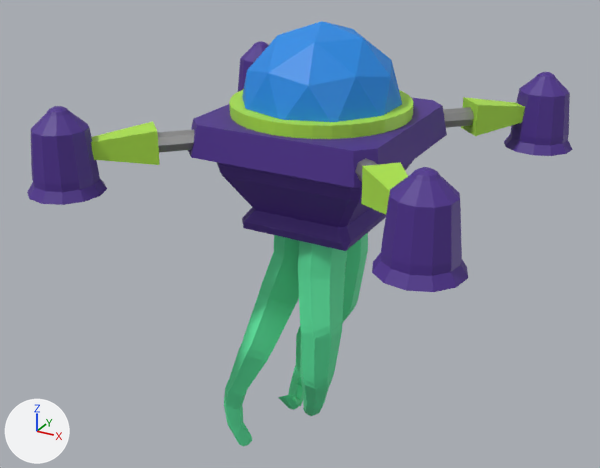
What one commit did to the OBJ model BLAZARK/Resource Files/OBJFiles/Universe-19/EnemyShips/Morph/Boss/jellyfishBoss_22.obj.
Before and after are seen from a camera (50 mm lens) standing at (12.8, -24.8, 23.4) and looking at (-0.7, -0.2, 11.0). Every picture has the same lights, and +X, +Y and +Z are marked at lower left. Where no turn or scale is listed for an object, it has been applied to the vertices.

Names of what the first picture shows: 'B_Arm_1_Cube.002', 'B_Arm_2_Cube.010', 'B_Arm_4_Cube.012', 'Base_Cube.001', 'Cylinder', 'Cylinder.001_Cylinder.012', 'Cylinder.002_Cylinder.001', 'Cylinder.003_Cylinder.002', 'Head_Icosphere', 'Rocket_1_Cylinder.003', 'Rocket_2_Cylinder.014', 'Rocket_4_Cylinder.018'.
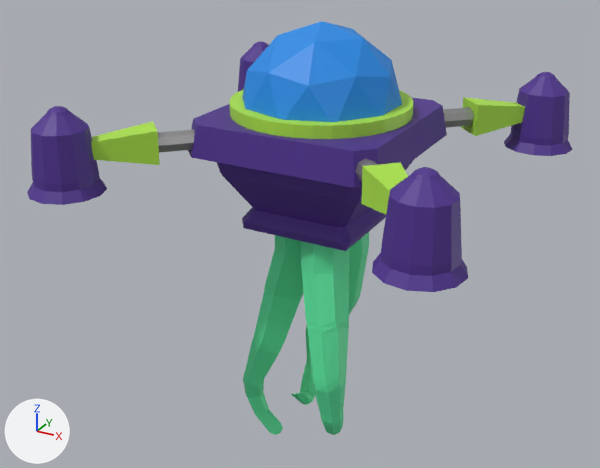
The newer file is also turned or shifted as a whole; pictures and numbers use the older file's frame.

The change in detail:
me_cylinder_001_cylinder_012 is used by ob_cylinder_001_cylinder_012; location (0.0, 0.0, 0.0).
me_cylinder_001_cylinder_012 had 144 vertices, 284 faces and spanned x -1.53..1.46, y -1.07..1.62, z 3.24..12.99.
me_cylinder_001_cylinder_012 now has 144 vertices, 284 faces and spans x -1.22..1.46, y -0.69..1.71, z 3.32..13.16.
me_cylinder_001_cylinder_012 part 1: 144 of 144 vertices moved; they spanned x -1.53..1.46, y -1.07..1.62, z 3.24..12.99 and now span x -1.22..1.46, y -0.69..1.71, z 3.32..13.16; mean shift (0.18, 0.34, 0.1); largest move (-0.7, 0.49, 4.53) -> (-0.41, 1.0, 4.62).
me_cylinder_002_cylinder_001 is used by ob_cylinder_002_cylinder_001; location (0.0, 0.0, 0.0).
me_cylinder_002_cylinder_001 had 145 vertices, 286 faces and spanned x -1.02..1.65, y -2.25..0.99, z 2.77..13.05.
me_cylinder_002_cylinder_001 now has 145 vertices, 286 faces and spans x -0.19..2.01, y -2.53..0.27, z 2.87..13.2.
me_cylinder_002_cylinder_001 part 2: 145 of 145 vertices moved; they spanned x -1.02..1.65, y -2.25..0.99, z 2.77..13.05 and now span x -0.19..2.01, y -2.53..0.27, z 2.87..13.2; mean shift (0.8, -0.45, 0.16); largest move (-0.95, 0.92, 2.84) -> (0.53, 0.22, 2.97).
me_cylinder_003_cylinder_002 is used by ob_cylinder_003_cylinder_002; location (0.0, 0.0, 0.0).
me_cylinder_003_cylinder_002 had 144 vertices, 284 faces and spanned x -2.95..0.14, y -2.65..0.78, z 2.26..13.03.
me_cylinder_003_cylinder_002 now has 144 vertices, 284 faces and spans x -2.74..0.14, y -1.55..0.88, z 2.33..13.22.
me_cylinder_003_cylinder_002 part 3: 144 of 144 vertices moved; they spanned x -2.95..0.14, y -2.65..0.78, z 2.26..13.03 and now span x -2.74..0.14, y -1.55..0.88, z 2.33..13.22; mean shift (0.14, 0.81, -0.04); largest move (-2.84, -2.16, 3.26) -> (-2.37, -0.8, 3.05).

Where the change shows, as pixel boxes (x1, y1, x2, y2) in the pictures (600 x 468 px):
'Cylinder.002_Cylinder.001', reshaped (11% taller)
    before: (298, 241, 347, 416)
    after: (301, 241, 350, 435)
'Cylinder.003_Cylinder.002', reshaped (19% narrower)
    before: (224, 235, 300, 447)
    after: (243, 235, 304, 435)
'Cylinder.001_Cylinder.012', reshaped (13% narrower)
    before: (278, 233, 368, 410)
    after: (291, 232, 369, 405)
